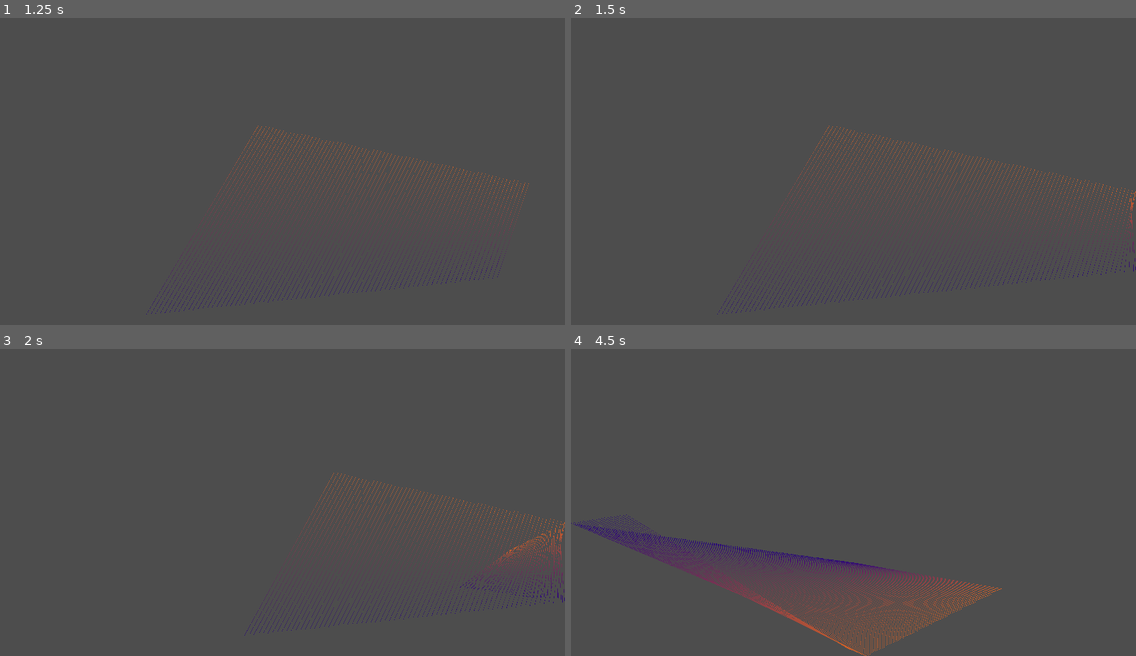
Above: before the commit, frames 1-4 (two rows, left to right).
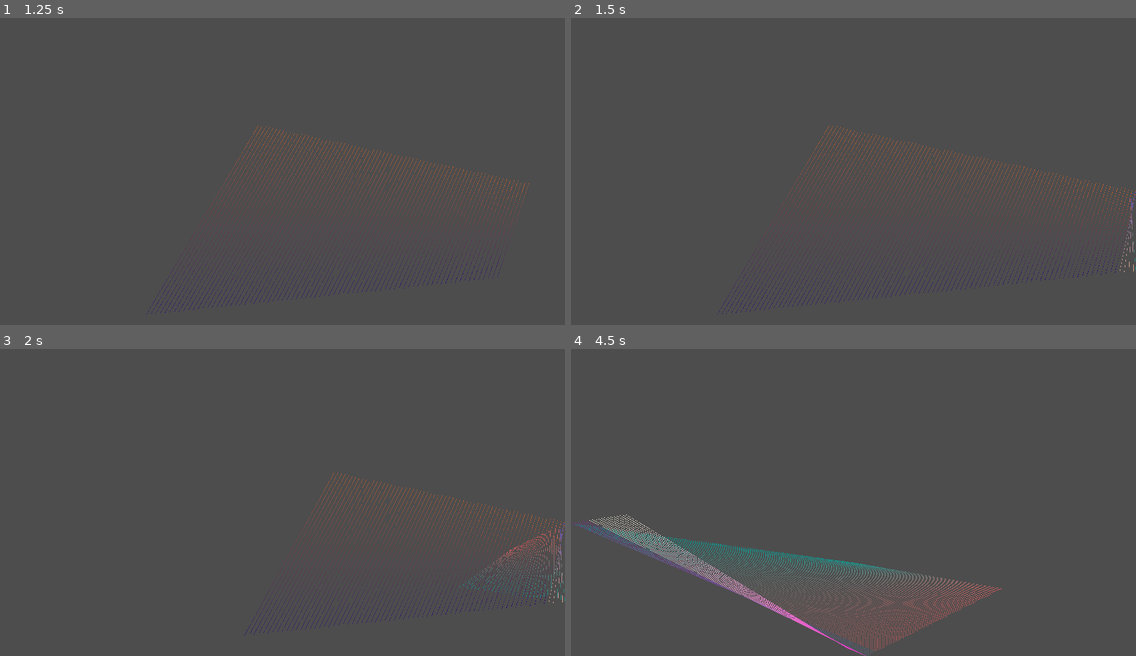
Above: after the commit, the same moments.

Repository: kasworld/gd4line2d
Game: Godot game, scene res://main.tscn
Two runs of this game, one before a commit and one after it. Both use one fixed random seed, a clock stepped at 60 frames per second and the inputs below.
Inputs:
- Up to frame 1 (1.25 s): tap Enter at 0.5 s
- Up to frame 2 (1.5 s): no input
- Up to frame 3 (2 s): no input
- Up to frame 4 (4.5 s): no input

Frame 1 is identical in both runs. In frame 2, less than 0.1% of the frame differs, in the area x 97-100%, y 56-83%; in frame 3, 0.4%; in frame 4, 3.9%, in the area x 0-77%, y 53-100%.

Commit message:
change gradiant on bounce

Diff:
--- a/move_line2d/move_line_2d.gd
+++ b/move_line2d/move_line_2d.gd
@@ -6,6 +6,7 @@
 var line_count :int
 var vp_size :Vector2
 var point_count :int
+var gradiant :Gradient
 
 func init(ln_count :int, pt_count :int):
 	line_count = ln_count
@@ -14,21 +15,25 @@
 func _ready() -> void:
 	vp_size = get_viewport_rect().size
 	velocity_list = make_vel_list(point_count, vp_size)
+	gradiant = new_gradiant()
 	var pos_list = make_pos_list(point_count, vp_size)
-	var co_list = make_co_list(point_count)
 	for i in line_count:
-		var ln = new_line(pos_list, co_list)
+		var ln = new_line(pos_list)
 		add_child(ln)
 		line_list.append(ln)
 
-func new_line(pos_list :PackedVector2Array, co_list :PackedColorArray)->Line2D:
+func new_line(pos_list :PackedVector2Array)->Line2D:
+	var ln = Line2D.new()
+	ln.points = pos_list
+	ln.gradient = gradiant
+	ln.width = 1
+	return ln
+
+func new_gradiant()->Gradient:
+	var co_list = make_co_list(point_count)
 	var gr = Gradient.new()
 	gr.colors = co_list
-	var ln = Line2D.new()
-	ln.points = pos_list
-	ln.gradient = gr
-	ln.width = 1
-	return ln
+	return gr
 
 func move(delta :float)->void:
 	var old_line = line_list[line_cursor%line_count]
@@ -37,6 +42,7 @@
 	move_line(delta, line_list[line_cursor%line_count])
 
 func move_line(delta: float, ln :Line2D) -> void:
+	var bounced = false
 	for i in velocity_list.size():
 		ln.points[i] += velocity_list[i] *delta
 		var bn = bounce(ln.points[i],velocity_list[i],vp_size,ln.width/2)
@@ -46,8 +52,13 @@
 		# change vel on bounce
 		if bn.xbounce != 0 :
 			velocity_list[i].x = -random_positive(vp_size.x/2)*bn.xbounce
+			bounced = true
 		if bn.ybounce != 0 :
 			velocity_list[i].y = -random_positive(vp_size.y/2)*bn.ybounce
+			bounced = true
+	if bounced :
+		gradiant = new_gradiant()
+	ln.gradient = gradiant
 
 # util functions
 
